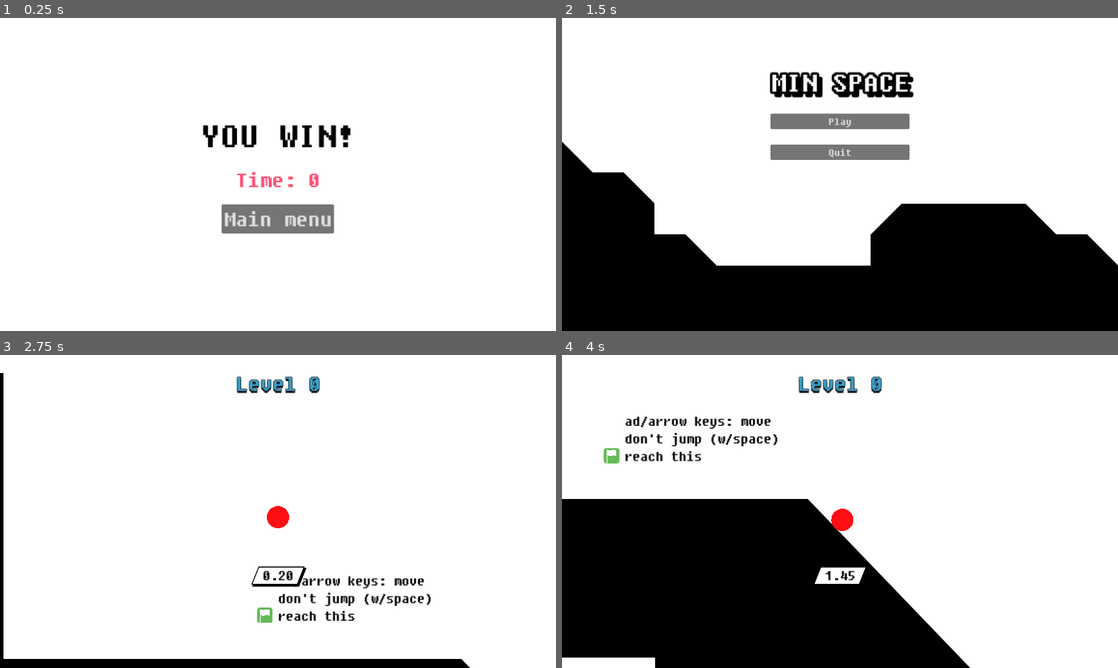
Above: before the commit, frames 1-4 (two rows, left to right).
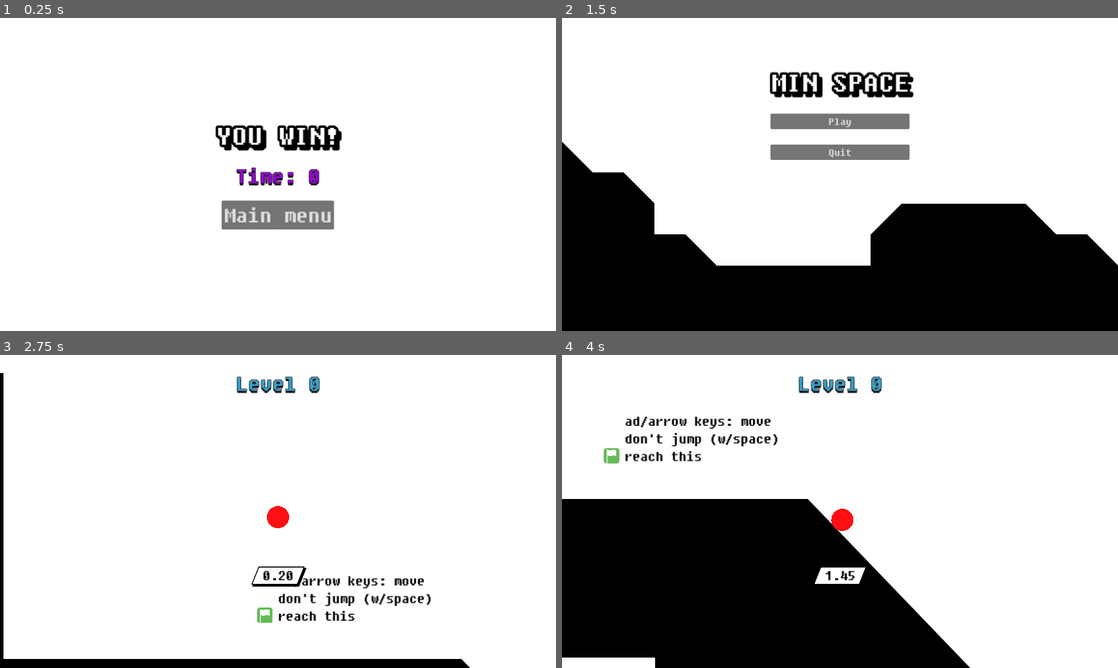
Above: after the commit, the same moments.

Repository: kagamiAL/CALHACKS_2024
Game: Godot game, scene res://scenes/UI/GameWin.tscn
Two runs of this game, one before a commit and one after it. Both use one fixed random seed, a clock stepped at 60 frames per second and the inputs below. This scene is started directly instead of the project's main scene.
Inputs:
- Up to frame 1 (0.25 s): no input
- Up to frame 2 (1.5 s): tap Enter (ui_accept) at 0.5, 0.77 s; hold Right (ui_right) 0.53-1.25 s; click "Main menu" at 1.25 s
- Up to frame 3 (2.75 s): click "Play" at 2 s
- Up to frame 4 (4 s): hold Right (ui_right) 2.78-3.53 s; tap Enter (ui_accept) at 3.02 s; hold Left (ui_left) from 3.53 s (still down)

The runs differ from the first frame. In frame 1, 2.8% of the frame differs, in the area x 36-64%, y 34-69%; in frame 2, nothing differs; in frame 3, less than 0.1%; in frame 4, less than 0.1%.

Commit message:
edit labels some more

Diff:
--- a/scenes/UI/GameWin.tscn
+++ b/scenes/UI/GameWin.tscn
@@ -1,6 +1,9 @@
-[gd_scene load_steps=2 format=3 uid="uid://em2nydjr45ge"]
+[gd_scene load_steps=3 format=3 uid="uid://em2nydjr45ge"]
 
 [ext_resource type="Script" path="res://scenes/UI/GameWin.gd" id="1_lhbmn"]
+
+[sub_resource type="SystemFont" id="SystemFont_mtbtw"]
+font_names = PackedStringArray("Century Gothic")
 
 [node name="GameWin" type="Control"]
 layout_mode = 3
@@ -30,15 +33,29 @@
 
 [node name="Label" type="Label" parent="CanvasLayer/VBoxContainer"]
 layout_mode = 2
-theme_override_colors/font_color = Color(0, 0, 0, 1)
-theme_override_font_sizes/font_size = 80
+theme_override_colors/font_color = Color(1, 1, 1, 1)
+theme_override_colors/font_shadow_color = Color(0, 0, 0, 1)
+theme_override_colors/font_outline_color = Color(0, 0, 0, 1)
+theme_override_constants/shadow_offset_x = 8
+theme_override_constants/shadow_offset_y = 8
+theme_override_constants/outline_size = 20
+theme_override_constants/shadow_outline_size = 15
+theme_override_fonts/font = SubResource("SystemFont_mtbtw")
+theme_override_font_sizes/font_size = 64
 text = "YOU WIN!"
+horizontal_alignment = 1
+vertical_alignment = 1
 
 [node name="Time" type="Label" parent="CanvasLayer/VBoxContainer"]
 layout_mode = 2
-theme_override_colors/font_color = Color(1, 0.305882, 0.45098, 1)
+theme_override_colors/font_color = Color(0.596078, 0.0117647, 0.854902, 1)
+theme_override_colors/font_shadow_color = Color(0, 0, 0, 1)
+theme_override_colors/font_outline_color = Color(0, 0, 0, 1)
+theme_override_constants/shadow_offset_x = 0
+theme_override_constants/shadow_offset_y = 4
+theme_override_constants/outline_size = 4
 theme_override_font_sizes/font_size = 50
-text = "Time:"
+text = "Time: 1:00"
 horizontal_alignment = 1
 vertical_alignment = 1
 
